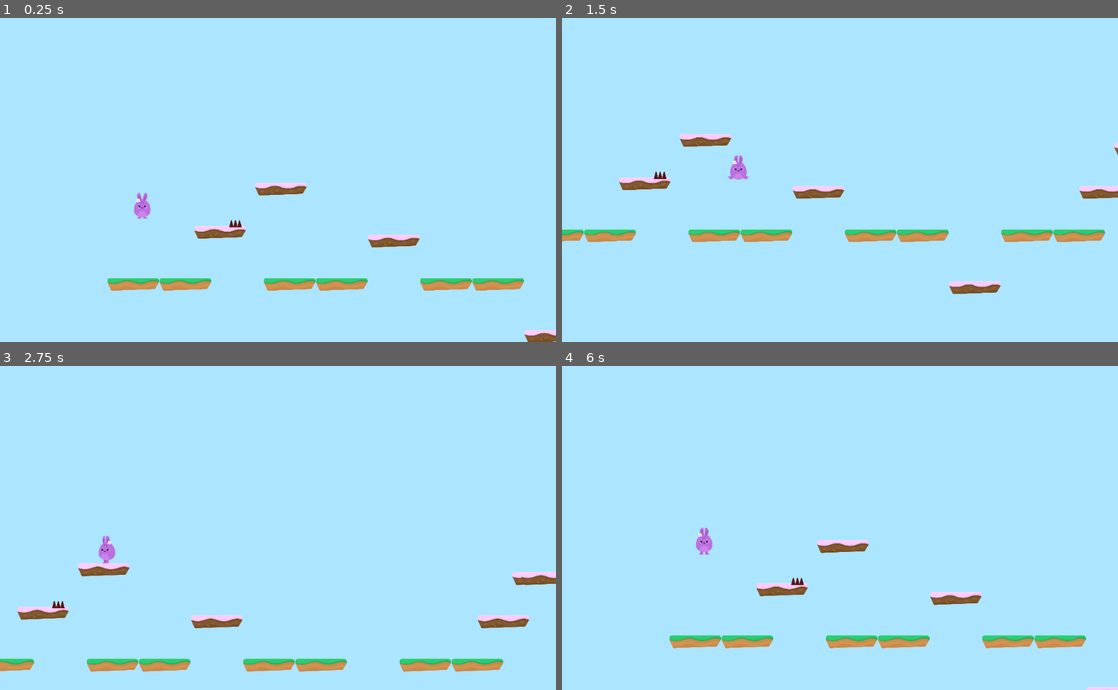
Above: before the commit, frames 1-4 (two rows, left to right).
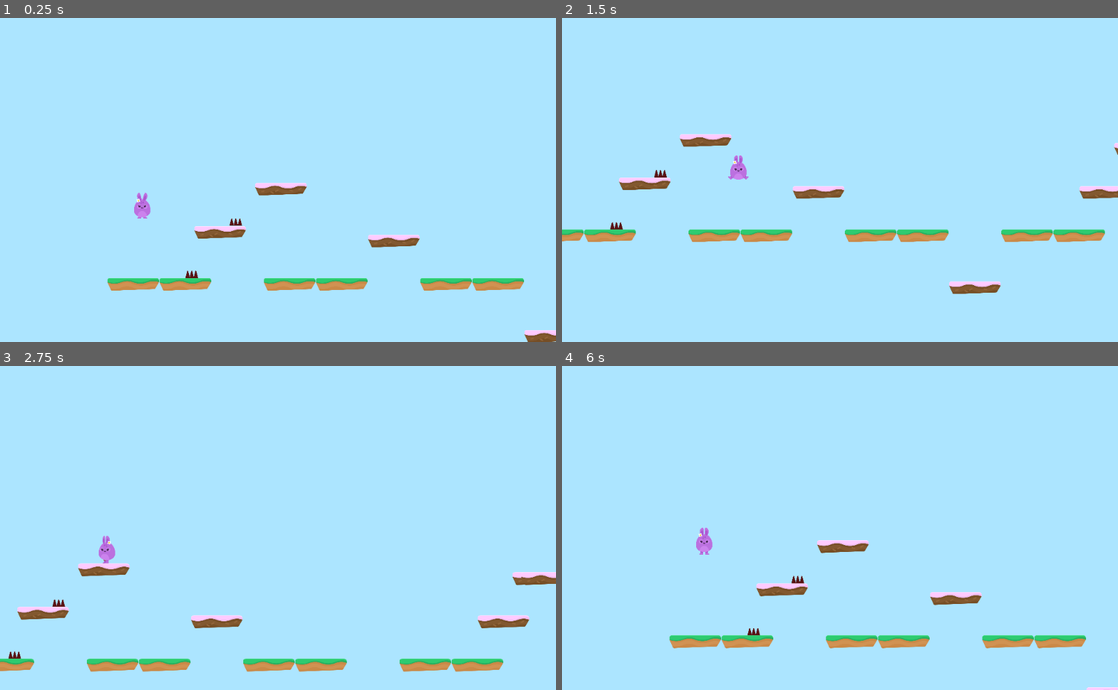
Above: after the commit, the same moments.

Repository: jruizluque/Godot2D_HoppyDays_3.1
Game: Godot game, scene res://Levels/Level1.tscn
Two runs of this game, one before a commit and one after it. Both use one fixed random seed, a clock stepped at 60 frames per second and the inputs below.
Inputs (mouse positions are in pixels of both pictures, inside the frame that each line leads up to):
- Up to frame 1 (0.25 s): no input
- Up to frame 2 (1.5 s): hold W (jump) 0.53-1.28 s; hold D (right) from 0.53 s (still down); tap W (jump) at 1.35 s
- Up to frame 3 (2.75 s): tap W (jump) at 1.52, 1.82 s; release D (right) at 2.03 s; hold A (left) from 2.03 s (still down); hold W (jump) from 2.03 s (still down)
- Up to frame 4 (6 s): release A (left) at 2.78 s; release W (jump) at 2.78 s; hold D (right) 2.78-4.28 s; tap W (jump) at 2.85, 3.02, 3.32, 4.35, 4.52, 4.82 s; hold W (jump) 3.53-4.28 s; hold A (left) 4.28-5.03 s; hold D (right) 5.03-5.75 s; hold W (jump) 5.03-5.75 s; click (745, 573) at 5.75 s

The runs differ from the first frame. In frame 1, less than 0.1% of the frame differs, in the area x 33-44%, y 61-81%; in frame 2, less than 0.1%; in frame 3, less than 0.1%; in frame 4, less than 0.1%, in the area x 33-44%, y 64-84%.

Commit message:
AudioStreamPlayer - Bring the Noise

Diff:
--- a/Levels/Level1.tscn
+++ b/Levels/Level1.tscn
@@ -1,8 +1,9 @@
-[gd_scene load_steps=4 format=2]
+[gd_scene load_steps=5 format=2]
 
 [ext_resource path="res://Player/Player.tscn" type="PackedScene" id=1]
 [ext_resource path="res://Levels/TileSet.tres" type="TileSet" id=2]
 [ext_resource path="res://Hazards/SpikesTop.tscn" type="PackedScene" id=3]
+[ext_resource path="res://SFX/Chiptune_Adventures_1.ogg" type="AudioStream" id=4]
 
 [node name="Level1" type="Node2D"]
 
@@ -16,6 +17,15 @@
 tile_data = PoolIntArray( 524363, 0, 0, 720915, 0, 0, 786501, 0, 0, 786502, 0, 0, 1048588, 0, 0, 1114144, 0, 0, 1114177 …(203 unchanged characters)…
 
 [node name="Hazards" type="Node" parent="."]
+editor/display_folded = true
 
 [node name="SpikesTop" parent="Hazards" instance=ExtResource( 3 )]
-position = Vector2( 1071.33, 1008.54 )
+position = Vector2( 1073.79, 996.263 )
+
+[node name="SpikesTop2" parent="Hazards" instance=ExtResource( 3 )]
+position = Vector2( 749.477, 1381.72 )
+
+[node name="BGM" type="AudioStreamPlayer" parent="."]
+stream = ExtResource( 4 )
+volume_db = -5.0
+autoplay = true
--- a/Player/Player.gd
+++ b/Player/Player.gd
@@ -33,6 +33,7 @@
 func jump():
 	if Input.is_action_pressed("jump") and is_on_floor():
 		motion.y -= JUMP_SPEED
+		$JumpSFX.play()
 
 func move():
 	if Input.is_action_pressed("left") and not Input.is_action_pressed("right"):
@@ -53,5 +54,6 @@
 	yield(get_tree(), "idle_frame")
 	motion.y -= JUMP_SPEED
 	lives -= 1
+	$PainSFX.play()
 	if lives < 0:
 		end_game()
--- a/Player/Player.tscn
+++ b/Player/Player.tscn
@@ -6,6 +6,8 @@
 [ext_resource path="res://GFX/Background/bg_layer2.png" type="Texture" id=4]
 [ext_resource path="res://GFX/Background/bg_layer3.png" type="Texture" id=5]
 [ext_resource path="res://GFX/Background/bg_layer4.png" type="Texture" id=6]
+[ext_resource path="res://SFX/jump1.ogg" type="AudioStream" id=7]
+[ext_resource path="res://SFX/pain.ogg" type="AudioStream" id=8]
 
 [sub_resource type="CapsuleShape2D" id=1]
 radius = 59.8961
@@ -74,4 +76,12 @@
 margin_right = 40.0
 margin_bottom = 40.0
 texture = ExtResource( 6 )
+
+[node name="JumpSFX" type="AudioStreamPlayer" parent="."]
+stream = ExtResource( 7 )
+volume_db = -5.0
+
+[node name="PainSFX" type="AudioStreamPlayer" parent="."]
+stream = ExtResource( 8 )
+volume_db = -5.0
 [connection signal="animate" from="." to="PlayerAnimation" method="_on_Player_animate"]
Not shown: 1 places in Player/Player.tscn that only renumber resources
Not shown, changed: SFX/jump1.ogg.import
Not shown, changed: SFX/pain.ogg.import
